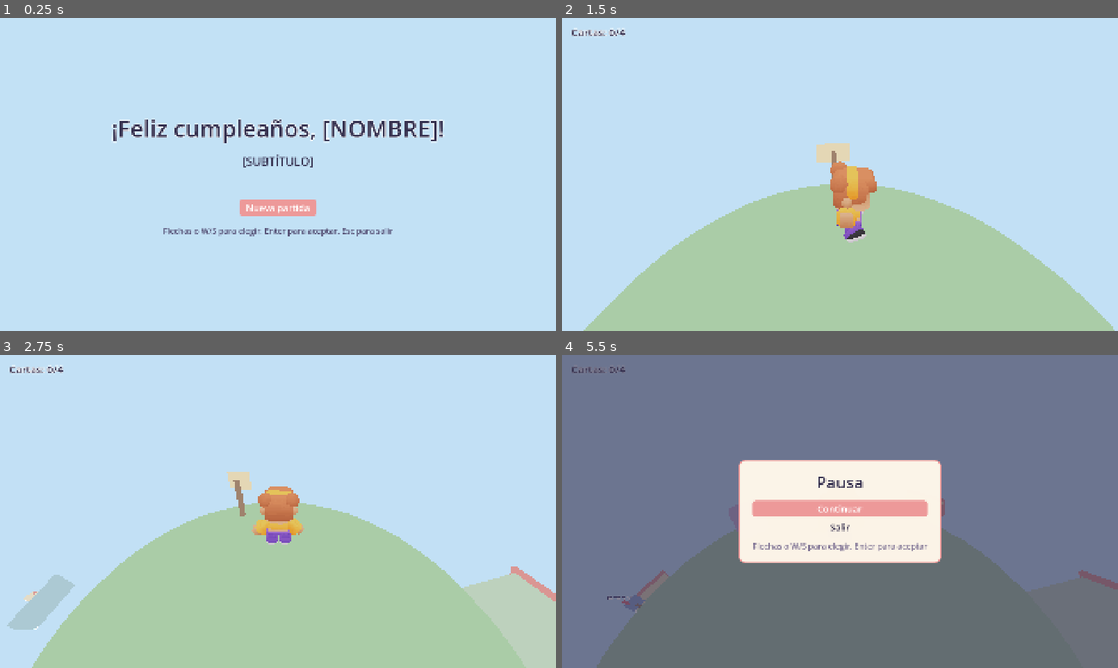
Above: before the commit, frames 1-4 (two rows, left to right).
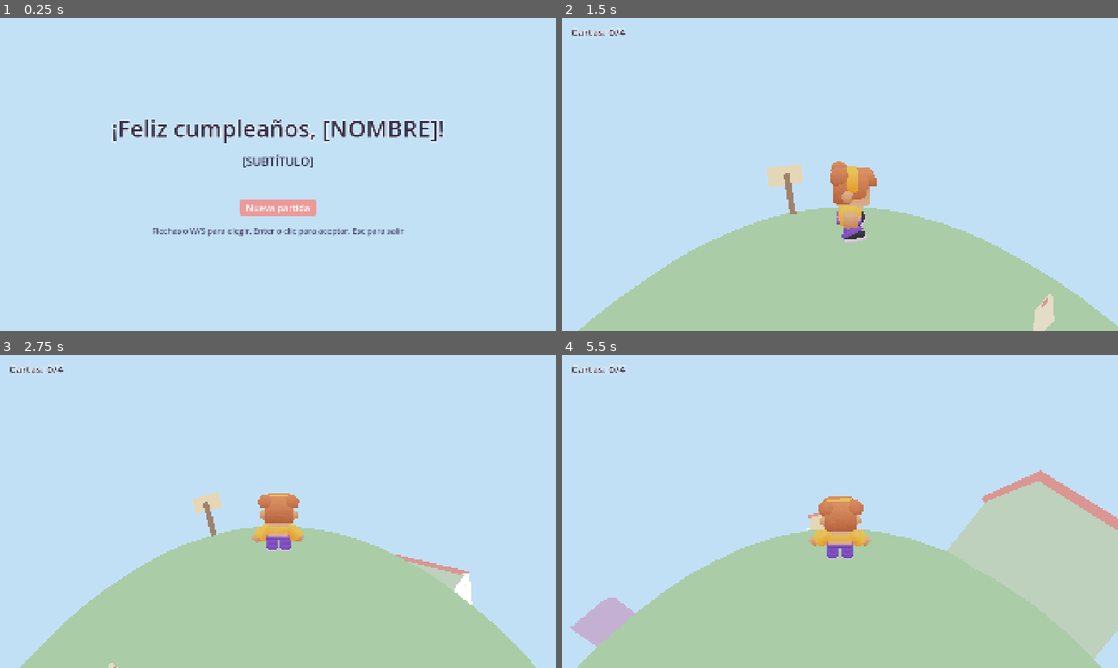
Above: after the commit, the same moments.

Repository: lautaromoreyraa/planeta-cartero
Game: Godot game, scene res://scenes/pantalla_de_inicio.tscn
Two runs of this game, one before a commit and one after it. Both use one fixed random seed, a clock stepped at 60 frames per second and the inputs below.
Inputs (mouse positions are in pixels of both pictures, inside the frame that each line leads up to):
- Up to frame 1 (0.25 s): no input
- Up to frame 2 (1.5 s): click (840, 208) at 0.5 s, where only the run after the commit has a clickable "Nueva partida"; tap Enter (aceptar) at 1.25 s; move the mouse to (962, 158) at 1.27 s; hold D (move_right) from 1.28 s (still down); hold Enter (aceptar) from 1.28 s (still down); click (962, 158) at 1.42 s
- Up to frame 3 (2.75 s): tap Space (jump) at 1.52, 2.27 s; move the mouse to (250, 511) at 2.02 s; release D (move_right) at 2.03 s; release Enter (aceptar) at 2.03 s; hold W (move_forward) from 2.03 s (still down); tap Enter (aceptar) at 2.1 s
- Up to frame 4 (5.5 s): move the mouse to (851, 505) at 2.77 s; hold Backspace (borrar) 2.78-3.53 s; tap Enter (aceptar) at 3.05, 3.8 s; move the mouse to (834, 517) at 3.52 s; tap E (interact) at 3.6 s; tap Space (jump) at 3.77, 4.52 s; move the mouse to (878, 514) at 4.27 s; hold Enter (aceptar) 4.28-5 s; tap 0 at 4.35 s; tap Escape (pause) at 4.9 s; release W (move_forward) at 5 s; click (840, 502) at 5 s, where only the run after the commit has a clickable "Continuar"

The runs differ from the first frame. In frame 1, 0.6% of the frame differs, in the area x 27-73%, y 67-70%; in frame 2, 5.8%; in frame 3, 9.3%; in frame 4, 100%, in the area x 0-100%, y 0-100%.

Commit message:
Permite elegir las opciones de los menús con un clic
Con el cursor libre en los menús, lo natural es poder hacer clic. Las
opciones pasan de etiquetas a botones de Godot: el foco de teclado marca
la elegida y pasar el mouse por encima le da el foco, así teclado y mouse
muestran siempre la misma opción marcada. Las flechas dan la vuelta igual
que W/S.

ui_accept queda sólo con Enter: con Espacio, un salto apretado de más al
abrir la pausa podía elegir una opción sin querer. Las indicaciones del
config mencionan el clic.

Diff:
--- a/data/config.json
+++ b/data/config.json
@@ -4,7 +4,7 @@
     "subtitulo": "[SUBTÍTULO]",
     "opcion_continuar": "Continuar",
     "opcion_nueva_partida": "Nueva partida",
-    "indicacion": "Flechas o W/S para elegir, Enter para aceptar, Esc para salir",
+    "indicacion": "Flechas o W/S para elegir, Enter o clic para aceptar, Esc para salir",
     "tutorial": [
       "WASD o flechas: moverte",
       "Espacio: saltar",
@@ -16,7 +16,7 @@
     "titulo": "Pausa",
     "continuar": "Continuar",
     "salir": "Salir",
-    "indicacion": "Flechas o W/S para elegir, Enter para aceptar"
+    "indicacion": "Flechas o W/S para elegir, Enter o clic para aceptar"
   },
   "dialogo": {
     "indicacion": "Enter o E para cerrar · Flechas para desplazar el texto"
--- a/project.godot
+++ b/project.godot
@@ -27,6 +27,12 @@
 
 [input]
 
+ui_accept={
+"deadzone": 0.2,
+"events": [Object(InputEventKey,"resource_local_to_scene":false,"resource_name":"","device":-1,"window_id":0,"alt_pressed":false,"shift_pressed":false,"ctrl_pressed":false,"meta_pressed":false,"pressed":false,"keycode":0,"physical_keycode":4194309,"key_label":0,"unicode":0,"location":0,"echo":false,"script":null),
+Object(InputEventKey,"resource_local_to_scene":false,"resource_name":"","device":-1,"window_id":0,"alt_pressed":false,"shift_pressed":false,"ctrl_pressed":false,"meta_pressed":false,"pressed":false,"keycode":0,"physical_keycode":4194310,"key_label":0,"unicode":0,"location":0,"echo":false,"script":null)
+]
+}
 move_forward={
 "deadzone": 0.2,
 "events": [Object(InputEventKey,"resource_local_to_scene":false,"resource_name":"","device":-1,"window_id":0,"alt_press …(191 unchanged characters)…
--- a/scenes/tema.tres
+++ b/scenes/tema.tres
@@ -27,10 +27,33 @@
 corner_radius_bottom_right = 12
 corner_radius_bottom_left = 12
 
+[sub_resource type="StyleBoxEmpty" id="StyleBoxEmpty_opcion"]
+content_margin_left = 24.0
+content_margin_top = 6.0
+content_margin_right = 24.0
+content_margin_bottom = 6.0
+
+[sub_resource type="StyleBoxEmpty" id="StyleBoxEmpty_foco"]
+
 [resource]
 default_font_size = 32
+Button/colors/font_color = Color(0.2, 0.18, 0.3, 1)
+Button/colors/font_focus_color = Color(0.2, 0.18, 0.3, 1)
+Button/colors/font_hover_color = Color(0.2, 0.18, 0.3, 1)
+Button/colors/font_pressed_color = Color(0.2, 0.18, 0.3, 1)
+Button/colors/font_hover_pressed_color = Color(0.2, 0.18, 0.3, 1)
+Button/styles/focus = SubResource("StyleBoxEmpty_foco")
+Button/styles/hover = SubResource("StyleBoxEmpty_opcion")
+Button/styles/normal = SubResource("StyleBoxEmpty_opcion")
+Button/styles/pressed = SubResource("StyleBoxEmpty_opcion")
 Label/colors/font_color = Color(0.2, 0.18, 0.3, 1)
-OpcionElegida/base_type = &"Label"
+OpcionElegida/base_type = &"Button"
 OpcionElegida/colors/font_color = Color(1, 1, 1, 1)
+OpcionElegida/colors/font_focus_color = Color(1, 1, 1, 1)
+OpcionElegida/colors/font_hover_color = Color(1, 1, 1, 1)
+OpcionElegida/colors/font_pressed_color = Color(1, 1, 1, 1)
+OpcionElegida/colors/font_hover_pressed_color = Color(1, 1, 1, 1)
+OpcionElegida/styles/hover = SubResource("StyleBoxFlat_opcion_elegida")
 OpcionElegida/styles/normal = SubResource("StyleBoxFlat_opcion_elegida")
+OpcionElegida/styles/pressed = SubResource("StyleBoxFlat_opcion_elegida")
 PanelContainer/styles/panel = SubResource("StyleBoxFlat_panel")
--- a/scripts/menu_de_opciones.gd
+++ b/scripts/menu_de_opciones.gd
@@ -1,35 +1,61 @@
 class_name MenuDeOpciones
 extends VBoxContainer
 
-## Lista de opciones que se elige sólo con el teclado: flechas o W/S para
-## moverse y Enter para aceptar (RF-07 CA6, RF-08 CA2).
+## Lista de opciones que se elige con el teclado (flechas o W/S y Enter) o
+## con un clic (RF-07 CA6, RF-08 CA2, RF-28 CA7).
 ##
-## Usa las acciones de movimiento en lugar de las `ui_*` de Godot para que
-## Espacio (que está en `ui_accept`) no elija una opción por accidente. La
-## opción elegida se marca con la variación `OpcionElegida` del tema.
+## Cada opción es un `Button`: el foco de teclado marca la elegida y el
+## mouse, al pasar por encima, le pasa el foco, así teclado y mouse muestran
+## siempre la misma opción marcada. La marca es la variación `OpcionElegida`
+## del tema. Las flechas las mueve la navegación de foco de Godot; W/S y la
+## acción `aceptar` se leen acá para que valgan las mismas teclas que en el
+## resto del juego. Espacio no elige: no está en `ui_accept` (project.godot)
+## para que un salto apretado de más no elija una opción por accidente.
 
 signal elegida(indice: int)
 
-## Apagado, no responde al teclado: lo usa quien lo muestra y lo oculta.
+## Apagado, no responde: lo usa quien lo muestra y lo oculta, o quien ya
+## eligió y no quiere una segunda elección.
 var activo: bool = true
 
 var _elegida: int = 0
 
 
 func configurar(textos: PackedStringArray) -> void:
-	for texto: String in textos:
-		var opcion: Label = Label.new()
-		opcion.text = texto
-		opcion.horizontal_alignment = HORIZONTAL_ALIGNMENT_CENTER
+	for i: int in range(textos.size()):
+		var opcion: Button = Button.new()
+		opcion.text = textos[i]
+		opcion.focus_entered.connect(_marcar.bind(i))
+		opcion.mouse_entered.connect(opcion.grab_focus)
+		opcion.pressed.connect(_elegir.bind(i))
 		add_child(opcion)
+	# Las flechas dan la vuelta, igual que W/S.
+	var cantidad: int = get_child_count()
+	for i: int in range(cantidad):
+		var opcion: Button = get_child(i) as Button
+		opcion.focus_neighbor_top = opcion.get_path_to(get_child(posmod(i - 1, cantidad)))
+		opcion.focus_neighbor_bottom = opcion.get_path_to(get_child(posmod(i + 1, cantidad)))
 	seleccionar(0)
 
 
+## Marca la opción `indice` y le da el foco, si el menú está a la vista.
 func seleccionar(indice: int) -> void:
+	_marcar(indice)
+	var opcion: Button = get_child(indice) as Button
+	if opcion != null and opcion.is_visible_in_tree():
+		opcion.grab_focus()
+
+
+func _marcar(indice: int) -> void:
 	_elegida = indice
 	for i: int in range(get_child_count()):
-		var opcion: Label = get_child(i) as Label
+		var opcion: Button = get_child(i) as Button
 		opcion.theme_type_variation = &"OpcionElegida" if i == _elegida else &""
+
+
+func _elegir(indice: int) -> void:
+	if activo:
+		elegida.emit(indice)
 
 
 func _unhandled_input(evento: InputEvent) -> void:
@@ -42,7 +68,7 @@
 		seleccionar(posmod(_elegida + 1, cantidad))
 	elif evento.is_action_pressed("aceptar"):
 		get_viewport().set_input_as_handled()
-		elegida.emit(_elegida)
+		_elegir(_elegida)
 		return
 	else:
 		return
--- a/scripts/menu_de_pausa.gd
+++ b/scripts/menu_de_pausa.gd
@@ -13,7 +13,7 @@
 const TITULO_POR_DEFECTO: String = "Pausa"
 const CONTINUAR_POR_DEFECTO: String = "Continuar"
 const SALIR_POR_DEFECTO: String = "Salir"
-const INDICACION_POR_DEFECTO: String = "Flechas para elegir, Enter para aceptar"
+const INDICACION_POR_DEFECTO: String = "Flechas para elegir, Enter o clic para aceptar"
 
 @onready var _titulo: Label = $Centro/Panel/Contenido/Titulo
 @onready var _opciones: MenuDeOpciones = $Centro/Panel/Contenido/Opciones
@@ -50,9 +50,10 @@
 func _abrir() -> void:
 	_pausa_previa = get_tree().paused
 	get_tree().paused = true
+	# Visible antes de elegir la primera opción: sólo así puede tomar el foco.
+	visible = true
 	_opciones.seleccionar(0)
 	_opciones.activo = true
-	visible = true
 
 
 func _cerrar() -> void:
--- a/scripts/pantalla_de_inicio.gd
+++ b/scripts/pantalla_de_inicio.gd
@@ -14,7 +14,7 @@
 const TITULO_POR_DEFECTO: String = "¡Feliz cumpleaños!"
 const CONTINUAR_POR_DEFECTO: String = "Continuar"
 const NUEVA_PARTIDA_POR_DEFECTO: String = "Nueva partida"
-const INDICACION_POR_DEFECTO: String = "Flechas para elegir, Enter para aceptar, Esc para salir"
+const INDICACION_POR_DEFECTO: String = "Flechas para elegir, Enter o clic para aceptar, Esc para salir"
 
 ## Archivo de guardado; los tests lo cambian antes de agregar la escena.
 var ruta_de_guardado: String = Guardado.RUTA
--- a/tests/test_recorrido_completo.gd
+++ b/tests/test_recorrido_completo.gd
@@ -99,6 +99,12 @@
 	await _accion(arbol, &"pause")
 	await _accion(arbol, &"pause")
 	a.verdadero(not _menu_de_pausa(escena).visible and not arbol.paused, "RF-07 CA4: Esc otra vez no cerró la pausa")
+	# Un clic en «Continuar» llega como `pressed` del botón (RF-28 CA7).
+	await _accion(arbol, &"pause")
+	var continuar: Button = _menu_de_pausa(escena).get_node("Centro/Panel/Contenido/Opciones").get_child(0)
+	continuar.pressed.emit()
+	await _avanzar(arbol, 2)
+	a.verdadero(not _menu_de_pausa(escena).visible and not arbol.paused, "RF-07 CA4: el clic en «Continuar» no cerró la pausa")
 
 
 ## RF-11 y RF-21 CA1: cada carta pasa al inventario y guarda.
Not shown: 1 places in scenes/tema.tres that only renumber resources
